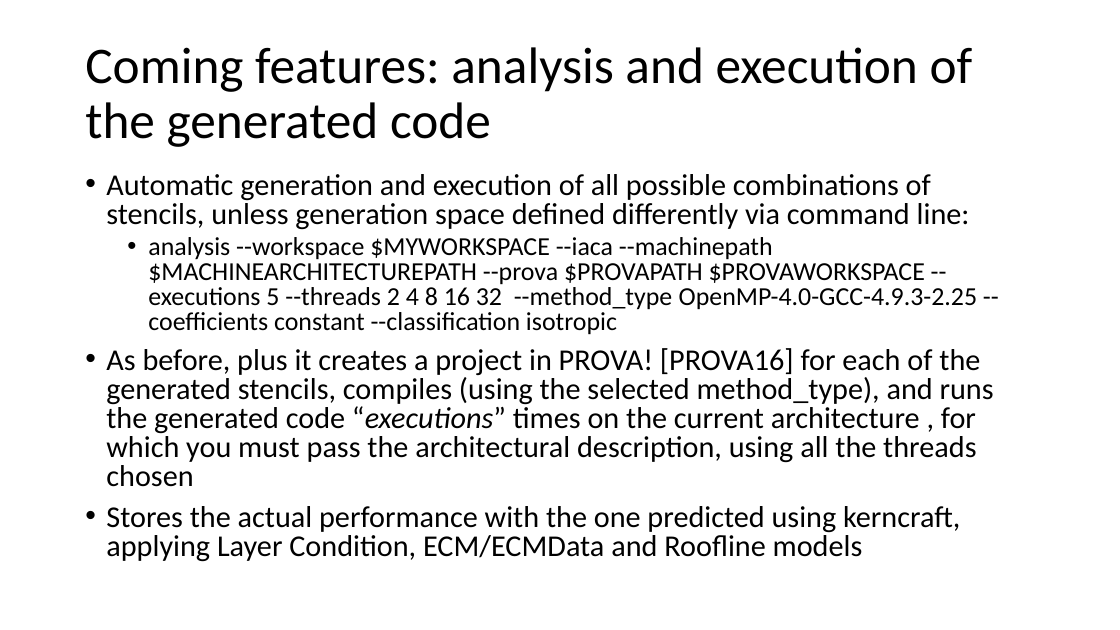
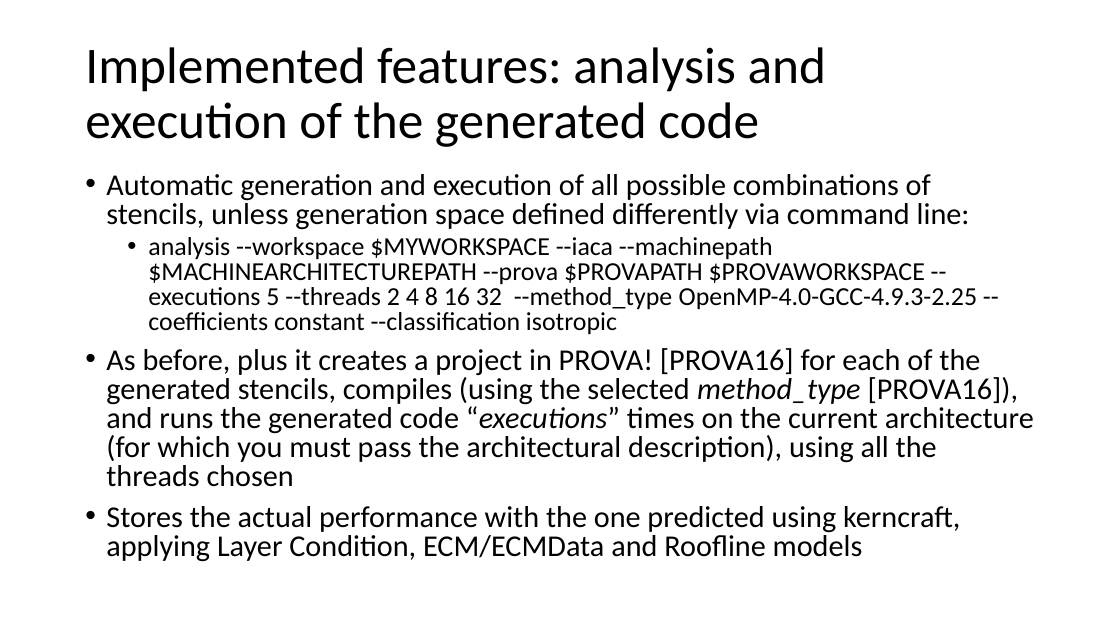
Before and after one commit to RRZE-HPC/stempel, a slide deck: slide 5 of docs/Stempel_Status.pptx. Drawn at 1120x630 pixels with LibreOffice and Linux fonts; fonts in the diff are those of the drawing. Boxes give left, top, right and bottom in pixels: in the first picture for what was removed or moved away, otherwise in the second. Text is boxed around its words. In the diff, an @@ line names an element or a change of style, - is before the commit and + after.

Commit message:
updated the Status_update: now through analysis.py you can perform the analysis as described in slide #5

```diff
--- a/docs/Stempel_Status.pptx
+++ b/docs/Stempel_Status.pptx
@@ title at [85,47,826,147]: text changed @@
-Coming features: analysis and execution of the generated code
+Implemented features: analysis and execution of the generated code
@@ text at [106,348,1034,487]: text changed @@
-• As before, plus it creates a project in PROVA! [PROVA16] for each of the generated stencils, compiles (using the selected method_type), and runs the generated code “executions” times on the current architecture , for which you must pass the architectural description, using all the threads chosen
+• As before, plus it creates a project in PROVA! [PROVA16] for each of the generated stencils, compiles (using the selected method_type [PROVA16]), and runs the generated code “executions” times on the current architecture (for which you must pass the architectural description), using all the threads chosen
```
